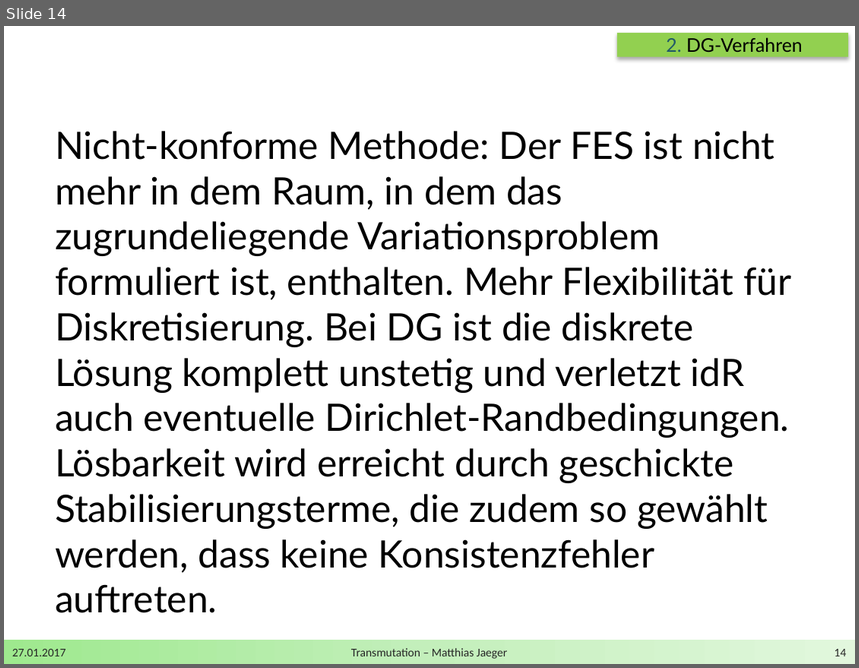
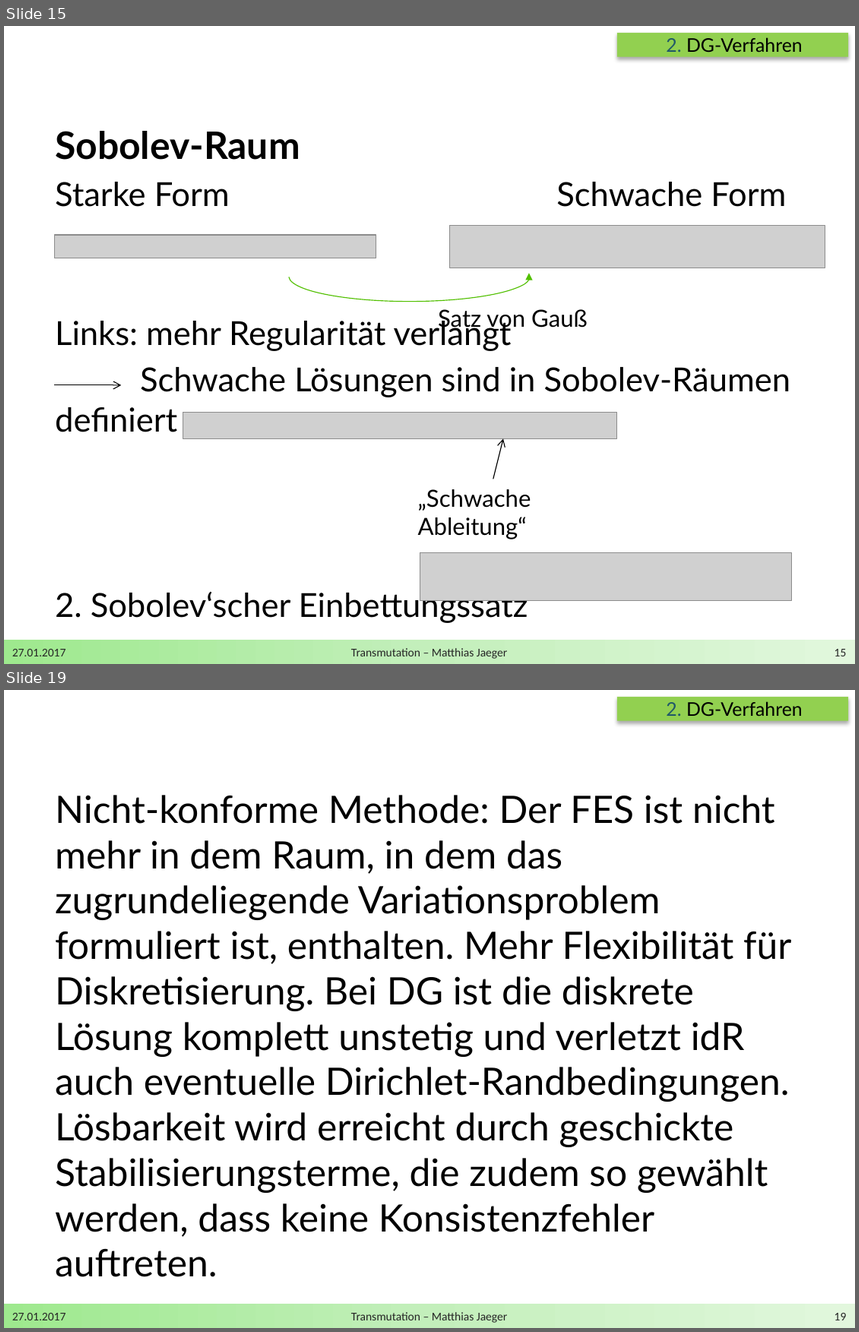
Before and after one commit to DerKleineGauss/Masterarbeit, a slide deck: Zwischenvortrag/Präsentation.pptx. Shown one above the other, each under a label of ours: slide 14 before the commit, slides 15 and 19 after it; the slides between them are not shown. The pictures are 859x668 and 859x1332 pixels, drawn with LibreOffice and Linux fonts; fonts in the diff are those of the drawing; grey boxes stand for pictures; background and template pictures are left out. Boxes give left, top, right and bottom in pixels: in the first picture for what was removed or moved away, otherwise in the second. Text is boxed around its words. In the diff, an @@ line names an element or a change of style, - is before the commit and + after.

```diff
--- a/Zwischenvortrag/Präsentation.pptx
+++ b/Zwischenvortrag/Präsentation.pptx
@@ slide 15 added at [4, 26, 855, 664], background #FFFFFF; not listed: 1 template element that a slide beside it also shows @@
@@ rectangle added at [617, 33, 848, 57], fill #92D050 @@
@@ text added at [666, 37, 803, 52], 16 pt, text #000000 @@
+2. DG-Verfahren
@@ text added at [55, 131, 791, 623], 28 pt, text #000000 @@
+Sobolev-Raum
+Starke Form Schwache Form
+Links: mehr Regularität verlangt
+Schwache Lösungen sind in Sobolev-Räumen definiert
+2. Sobolev‘scher Einbettungssatz
@@ picture added at [450, 225, 826, 268] @@
@@ picture added at [54, 236, 376, 259] @@
@@ arc (boxed as its full ellipse) added at [289, 252, 530, 302], outline #52C000 0.75 pt @@
@@ text added at [438, 309, 588, 332], 20 pt, text #000000 @@
+Satz von Gauß
@@ arrow added from (54, 385) to (122, 385), #000000 0.75 pt @@
@@ picture added at [183, 412, 618, 439] @@
@@ arrow added from (493, 479) to (503, 439), #000000 0.75 pt @@
@@ text added at [418, 490, 531, 540], 20 pt, text #000000 @@
+„Schwache Ableitung“
@@ picture added at [420, 553, 791, 601] @@
@@ text added at [12, 649, 66, 657], 10 pt, text #262626 @@
+27.01.2017
@@ text added at [351, 648, 507, 659], 10 pt, text #262626 @@
+Transmutation – Matthias Jaeger
@@ page number added at [835, 649, 847, 657], 10 pt, text #262626 @@
+15
@@ what was slide 14 is now slide 19 @@
@@ page number at [835, 1313, 847, 1321]: text changed @@
-14
+19
```
Also in this commit, not shown: 9 slides changed, 4 other slides added, 2 other files.
